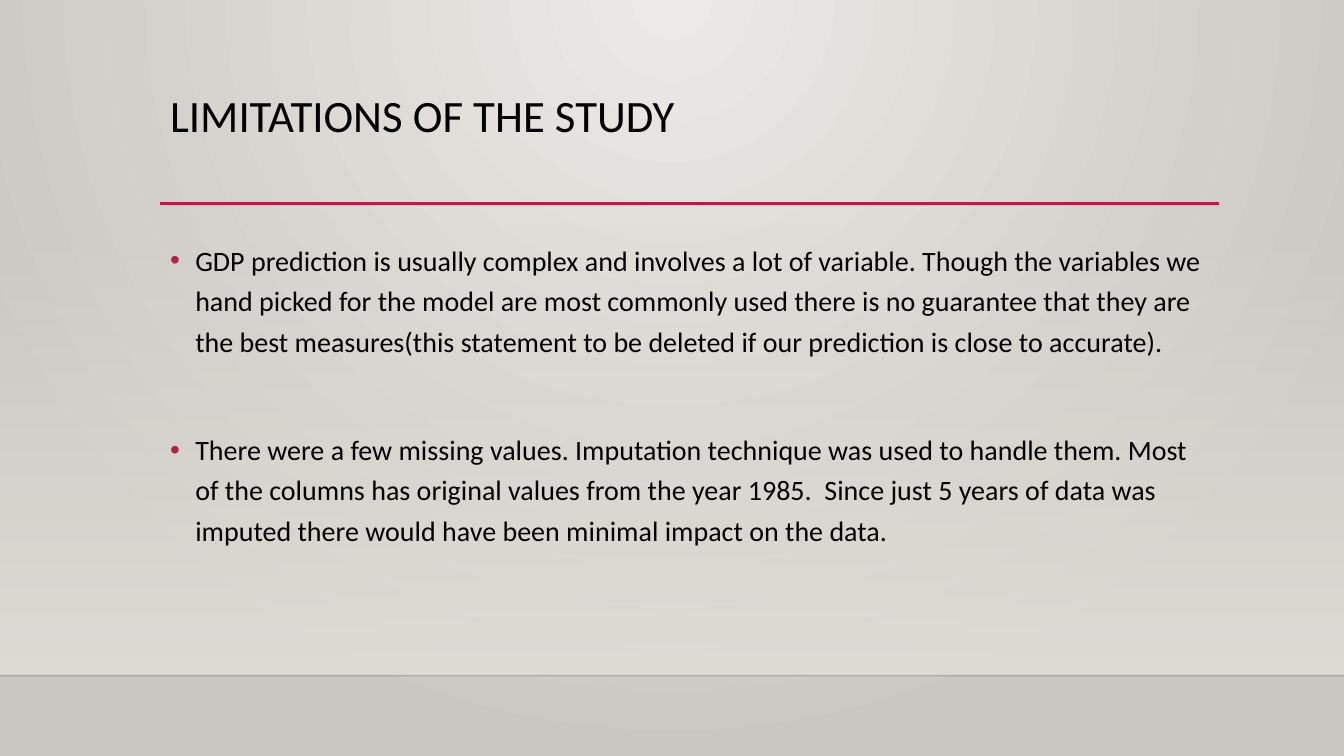
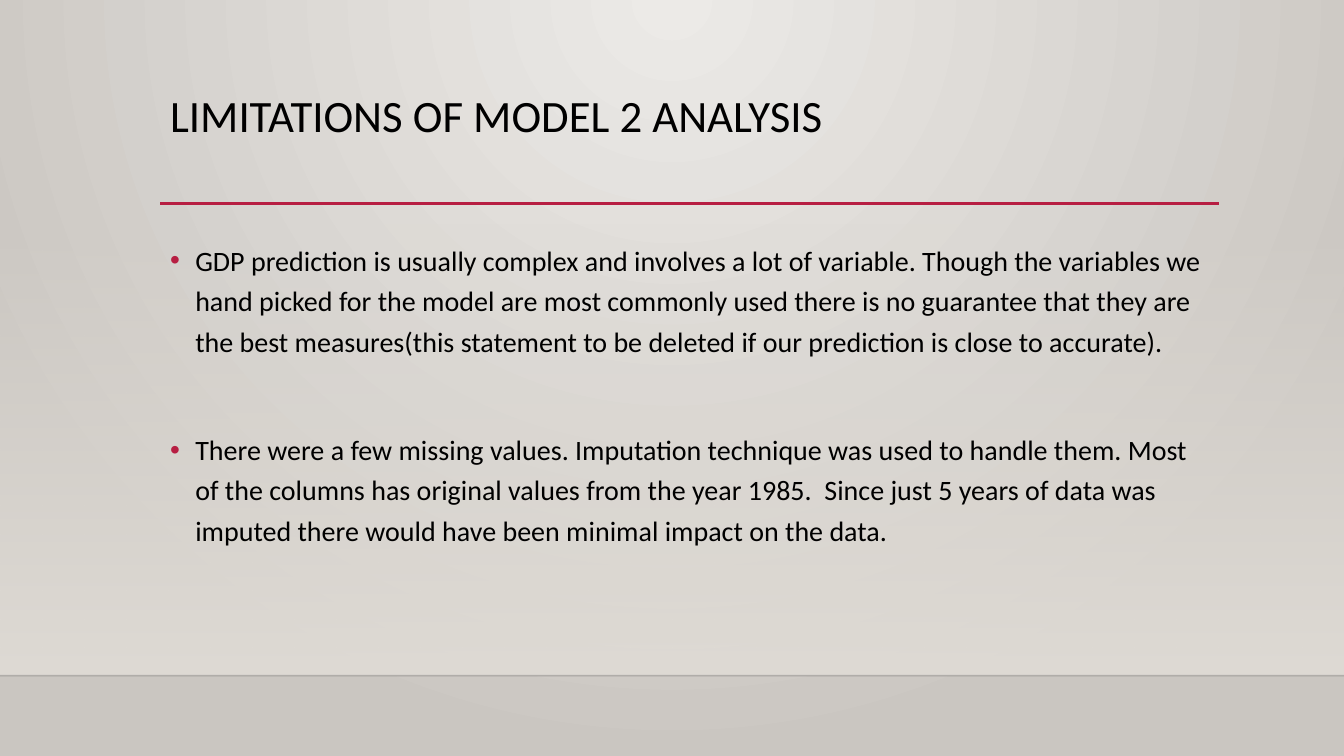
Before and after one commit to AbishekArunachalam/Forecasting-GDP-of-Australia, a slide deck: slide 17 of draft GDP presentation (3).pptx (slide 18 before the commit). Drawn at 1344x756 pixels with LibreOffice and Linux fonts; fonts in the diff are those of the drawing; background and template pictures are left out. Boxes give left, top, right and bottom in pixels: in the first picture for what was removed or moved away, otherwise in the second. Text is boxed around its words. In the diff, an @@ line names an element or a change of style, - is before the commit and + after.

```diff
--- a/draft GDP presentation (3).pptx
+++ b/draft GDP presentation (3).pptx
@@ title at <box>170,103,822,133</box>: text changed @@
-LIMITATIONS OF THE STUDY
+LIMITATIONS OF MODEL 2 ANALYSIS
```
Also in this commit, not shown: 1 other slide changed, 1 slide added, 1 slide removed.
